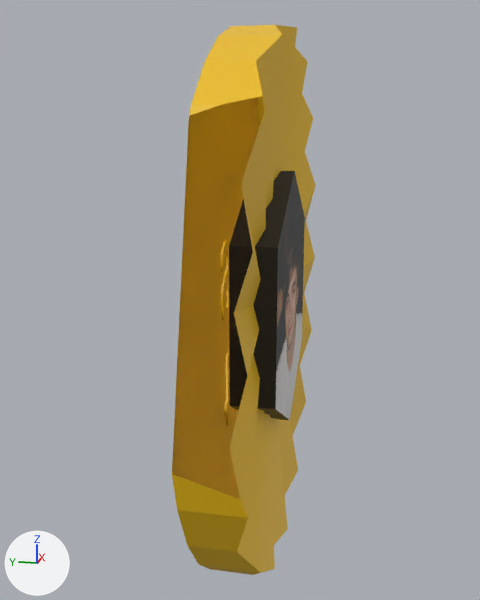
An edit to the OBJ model res/models/medal_me/medal_me.obj, drawn before and after from the same camera.
The view is the same before and after, from a camera (50 mm lens) standing at (-12.58, -2.08, 3.12) and looking at (-0.1, 0.41, 0.0). The lights are fixed; the arrows at lower left show +X, +Y and +Z. Everything nearer to the camera than a plane just in front of the edit is cut away. Where no turn or scale is listed for an object, it has been applied to the vertices.
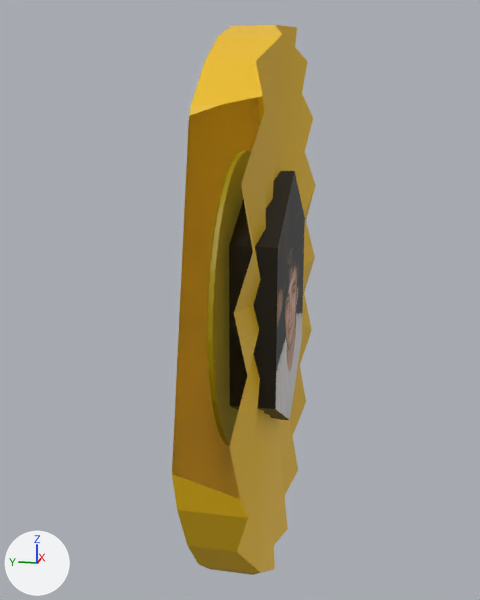
What differs and where, as boxes (x1, y1, x2, y2) in the pictures (480 x 600 px):
'in-cyl', added: after (208, 150, 251, 446)

The change, as a diff of the scene's bpy script:
```diff
--- a/res/models/medal_me/medal_me.obj.py
+++ b/res/models/medal_me/medal_me.obj.py
@@ mat_material @@
+mat_material = principled_material('Material')
+mat_material.base_color = (0.446, 0.367, 0.0)  # yellow #b2a300
@@ me_in_cyl @@
+me_in_cyl.from_pydata(...)  # a 32-sided cylinder along y spanning x -2.87..2.87, y 0.3..0.38, z -2.87..2.87
+me_in_cyl.materials.append(mat_material)  # yellow #b2a300
@@ ob_in_cyl @@
+ob_in_cyl = bpy.data.objects.new('in-cyl', me_in_cyl)
+ob_in_cyl.location = (0.0, 0.0, 0.0)
```
